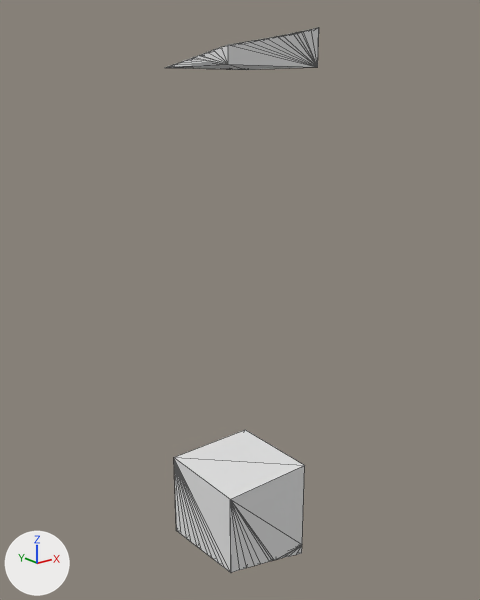
Two versions of the glTF model assets/terrain/surface_pieces/surf_8_23.glb, one commit apart.
The view is the same before and after, from a 50 mm lens placed at (-87.2, -32.24, -31.04), pointed at (-67.21, -7.26, -41.03). Arrows for +X, +Y and +Z are at lower left; the lights stay in place. The older version comes first. Mesh edges are drawn as thin lines. Where no turn or scale is listed for an object, it has been applied to the vertices.

The first picture shows 'layer_0', 'layer_5' and 1 more.
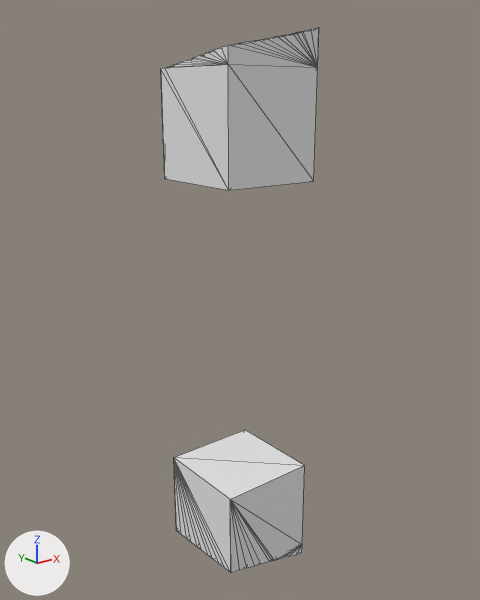
Location of each change, (x1, y1, x2, y2) in pixels of the pictures (480 x 600 px):
'layer_1', added
    after: (161, 64, 318, 190)

Patch to the scene script:
```diff
--- a/assets/terrain/surface_pieces/surf_8_23.glb.py
+++ b/assets/terrain/surface_pieces/surf_8_23.glb.py
@@ me_layer_1 @@
+me_layer_1.from_pydata([(-70.0, -5.0, -35.0), (-70.0, -10.0, -35.0), (-70.0, -5.0, -30.04), (-69.99, -5.0, -30.04), (-69.85, -5.14, -30.0), (-70.0, -5.29, -30.0), (-70.0, -5.3, -30.0), (-69.74, -5.0, -30.0), (-70.0, -10.0, -30.0), (-65.0, -5.0, -35.0), (-65.0, -10.0, -35.0), (-65.0, -5.0, -30.0), (-65.0, -10.0, -30.0)], [], [(2, 0, 1), (8, 1, 10), (2, 3, 0), (3, 7, 0), (2, 1, 6), (2, 5, 3), (3, 5, 4), (3, 4, 7), (2, 6, 5), (0, 7, 11), (1, 8, 6), (0, 11, 9), (10, 9, 12), (9, 11, 12), (8, 10, 12), (1, 0, 9), (6, 8, 5), (5, 8, 4), (7, 4, 12), (8, 12, 4), (10, 1, 9), (11, 7, 12)])
@@ ob_layer_1 @@
+ob_layer_1 = bpy.data.objects.new('layer_1', me_layer_1)
+ob_layer_1.location = (0.0, 0.0, 0.0)
```
